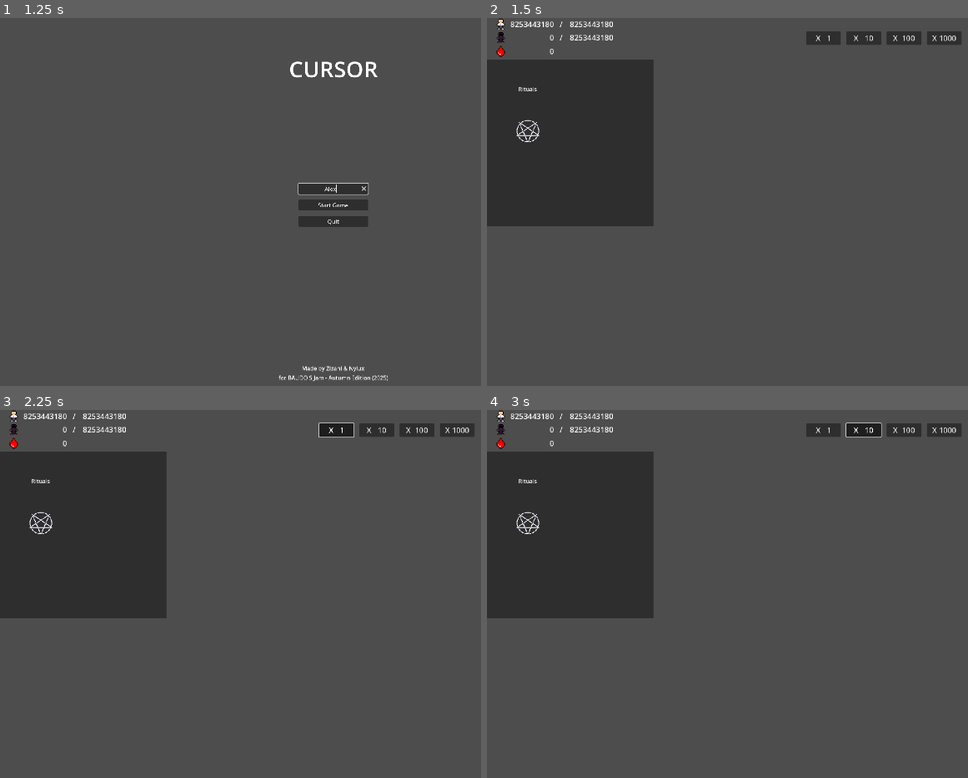
Above: before the commit, frames 1-4 (two rows, left to right).
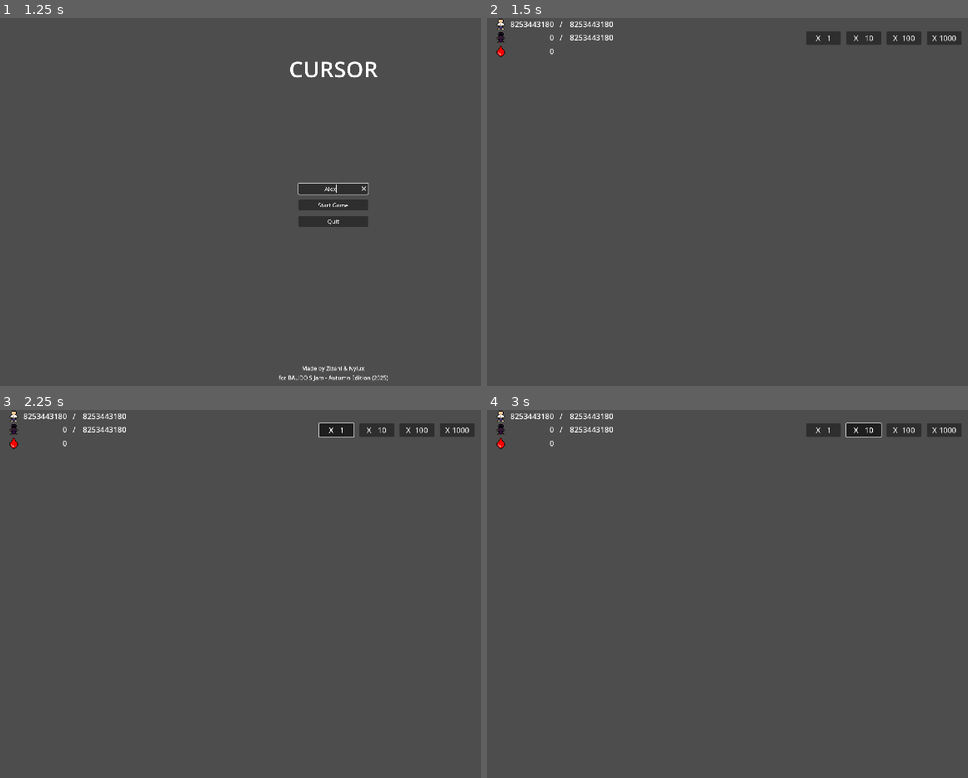
Above: after the commit, the same moments.

Repository: Nylux/CursedClicker
Game: Godot game, scene res://Scenes/main_menu.tscn
Same seed, same stepped clock (60 frames per second), same inputs: the game is played once before the commit and once after it. The engine's default icon, where the game draws it, is replaced by a stand-in: a white triangle on a blue panel in a dark square.
Inputs (mouse positions are in pixels of both pictures, inside the frame that each line leads up to):
- Up to frame 1 (1.25 s): click (331, 187) at 0.52 s; type "Alex" at 0.6 s
- Up to frame 2 (1.5 s): click "Start Game" at 1.25 s
- Up to frame 3 (2.25 s): click "X 1" at 2 s
- Up to frame 4 (3 s): click "X 10" at 2.75 s

Frame 1 is identical in both runs. In frame 2, 16% of the frame differs, in the area x 0-35%, y 11-57%; in frame 3, 16%; in frame 4, 16%.

Commit message:
[Major] refactoring

Diff:
--- a/Scenes/game.tscn
+++ b/Scenes/game.tscn
@@ -280,10 +280,6 @@
 [node name="CultistHandler" type="Node" parent="."]
 script = ExtResource("9_h4fw4")
 
-[node name="ClickHandler" type="Node" parent="."]
-script = ExtResource("10_ldgsr")
-button_group = ExtResource("2_qxrlw")
-
 [node name="AltarHandler" type="Node" parent="." node_paths=PackedStringArray("ui")]
 script = ExtResource("11_o5yvi")
 ui = NodePath("../CanvasLayer/VBoxContainer/GridContainer/TemplateUi2")
@@ -292,5 +288,9 @@
 [node name="BloodHandler" type="Node" parent="."]
 script = ExtResource("14_1phco")
 
+[node name="ClickHandler" type="Node" parent="."]
+script = ExtResource("10_ldgsr")
+button_group = ExtResource("2_qxrlw")
+
 [editable path="CanvasLayer/VBoxContainer/GridContainer/TemplateUi"]
 [editable path="CanvasLayer/VBoxContainer/GridContainer/TemplateUi2"]
--- a/Scripts/altar_handler.gd
+++ b/Scripts/altar_handler.gd
@@ -12,7 +12,8 @@
 
 @export var n_stat: int = 1
 
-func on_ready() -> void:
+func _ready() -> void:
+	EventBus.cultist_changed.connect(_on_cultist_changed)
 	# setup ui elements
 	tilte_node.text = title
 	EventBus.clicked.connect(_on_ui_clicked)
@@ -48,5 +49,10 @@
 func _on_ui_clicked(element: AnimatedTextureRect) -> void:
 	if element != animated_texture:
 		return
+	print("hihi i'm hidden")
+	EventBus.cultist_sacrificied.emit(GameManager.click_multiplier)
 
-	EventBus.asked_cultist_sacrificied.emit()
+func _on_cultist_changed(amount: int) -> void:
+	if amount == 1:
+		FeaturesGraph.unlock_node(FeaturesGraph.altar)
+		EventBus.cultist_changed.disconnect(_on_cultist_changed)
--- a/Scripts/click_handler.gd
+++ b/Scripts/click_handler.gd
@@ -1,14 +1,11 @@
 extends Node
 
-@onready var button_container: HBoxContainer = $/root/Game/CanvasLayer/VBoxContainer/HBoxContainer/HBoxContainer
+var button_container: HBoxContainer
 @export var button_group: ButtonGroup
 
-var click_multiplier: int = 1
-var count_click: int = 0
-
 func _ready() -> void:
+	button_container = $/root/Game/CanvasLayer/VBoxContainer/HBoxContainer/HBoxContainer
 	EventBus.clicked.connect(_on_ui_clicked)
-	EventBus.asked_cultist_sacrificied.connect(_on_asked_cultist_sacrificied)
 	button_group.pressed.connect(_on_button_group_pressed)
 
 	## button group
@@ -22,18 +19,15 @@
 	button1000.text = "X 1000"
 
 func _on_ui_clicked(_ui: AnimatedTextureRect) -> void:
-	count_click += 1
+	GameManager.count_click += 1
 
 func _on_button_group_pressed(button: Button) -> void:
 	match button.name:
 		"ButtonTimes1":
-			click_multiplier = 1
+			GameManager.click_multiplier = 1
 		"ButtonTimes10":
-			click_multiplier = 10
+			GameManager.click_multiplier = 10
 		"ButtonTimes100":
-			click_multiplier = 100
+			GameManager.click_multiplier = 100
 		"ButtonTimes1000":
-			click_multiplier = 1000
-
-func _on_asked_cultist_sacrificied() -> void:
-	EventBus.cultist_sacrificied.emit(click_multiplier)
+			GameManager.click_multiplier = 1000
--- a/Scripts/cultist_handler.gd
+++ b/Scripts/cultist_handler.gd
@@ -19,10 +19,8 @@
 func _on_cultist_created(amount: int):
 	current_population -= amount
 	current_cultist += amount
+	EventBus.cultist_changed.emit(current_cultist)
 	update_ui()
-
-	if current_cultist == 1:
-		FeaturesGraph.unlock_node(FeaturesGraph.altar)
 
 func _on_cultist_sacrificied(amount: int):
 	var sacrificied_amout: int = min(amount, current_cultist)
--- a/Scripts/event_bus.gd
+++ b/Scripts/event_bus.gd
@@ -1,7 +1,15 @@
 extends Node
 
+# clicked on a AnimatedTextureRect
 signal clicked(ui)
+
+# used when a new amount of cultists is added to the current amount
 signal cultist_created(amount)
-signal asked_cultist_sacrificied()
+# used when the amount of cultist is changed
+signal cultist_changed(amount)
+
+# clicked on altar
 signal cultist_sacrificied(amount)
+
+# sent
 signal blood_created(amount)
--- a/Scripts/game_manager.gd
+++ b/Scripts/game_manager.gd
@@ -1,4 +1,7 @@
 extends Node2D
+
+var click_multiplier: int = 1
+var count_click: int = 0
 
 func _unhandled_input(event: InputEvent) -> void:
 	if event is InputEventKey and event.pressed:
--- a/Scripts/progression_handler.gd
+++ b/Scripts/progression_handler.gd
@@ -4,15 +4,12 @@
 	for node: UnlockableNode in FeaturesGraph.nodes:
 		node.connect_unlocked(features_creation.bind(FeaturesGraph.nodes[node]))
 
-	# unlock rituals at start
-	FeaturesGraph.unlock_node(FeaturesGraph.rituals)
 
 func features_creation(prog: FeaturesGraph.PROGRESSION) -> void:
 	match prog:
 		FeaturesGraph.PROGRESSION.RITUALS:
 			$/root/Game/CanvasLayer/VBoxContainer/GridContainer/Control.visible = false
 			$/root/Game/CanvasLayer/VBoxContainer/GridContainer/TemplateUi.visible = true
-			$/root/Game/RitualsHandler.on_ready()
 		FeaturesGraph.PROGRESSION.RITUALS_STAT:
 			$/root/Game/RitualsHandler.create_stats()
 		FeaturesGraph.PROGRESSION.RITUALS_STAT_POWER:
@@ -22,6 +19,5 @@
 		FeaturesGraph.PROGRESSION.ALTAR:
 			$/root/Game/CanvasLayer/VBoxContainer/GridContainer/Control2.visible = false
 			$/root/Game/CanvasLayer/VBoxContainer/GridContainer/TemplateUi2.visible = true
-			$/root/Game/AltarHandler.on_ready()
 		_:
 			push_error("Invalid feature %s" % prog)
--- a/Scripts/rituals_handler.gd
+++ b/Scripts/rituals_handler.gd
@@ -16,7 +16,9 @@
 var current_power: float = 0.0
 @export var n_stat: int = 1
 
-func on_ready() -> void:
+func _ready() -> void:
+	# unlock rituals at start
+	FeaturesGraph.unlock_node(FeaturesGraph.rituals)
 	# setup ui elements
 	tilte_node.text = title
 	EventBus.clicked.connect(_on_ui_clicked)
--- a/project.godot
+++ b/project.godot
@@ -19,6 +19,7 @@
 
 FeaturesGraph="*res://Scripts/features_graph.gd"
 EventBus="*res://Scripts/event_bus.gd"
+GameManager="*res://Scripts/game_manager.gd"
 
 [display]
 
